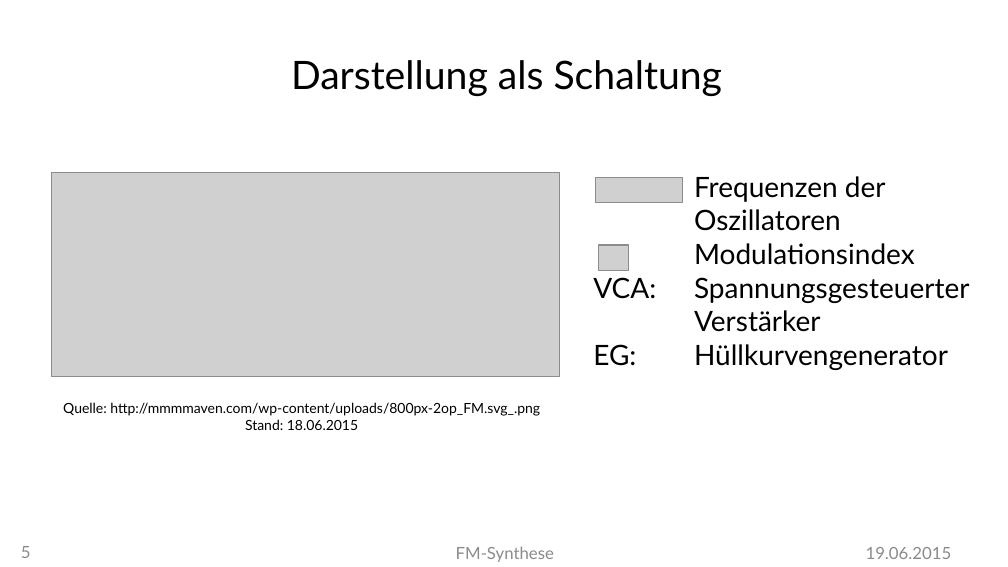
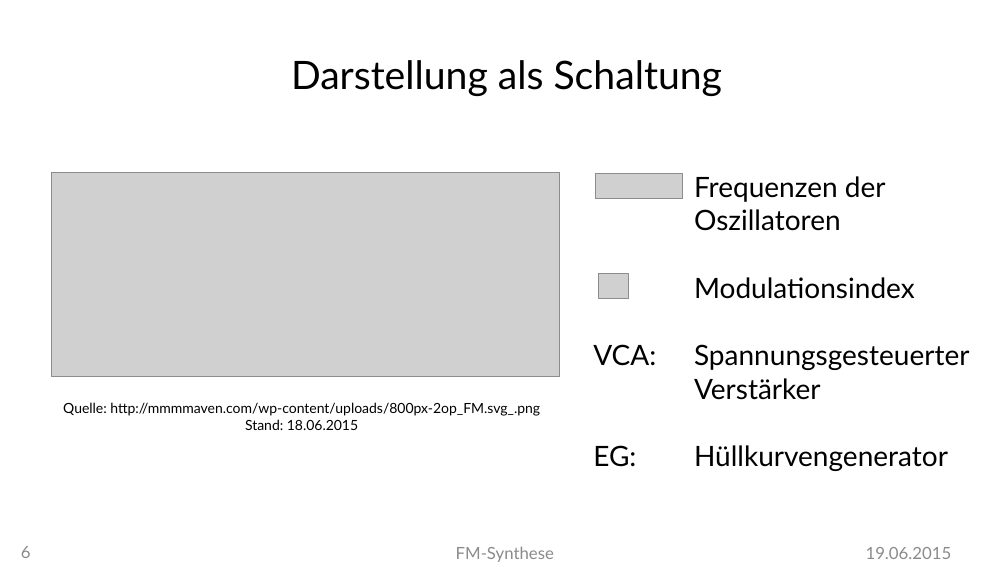
Before and after one commit to MBulli/VSeminar, a slide deck: slide 6 of Praesentation/FMSynthese-Julius.pptx (slide 5 before the commit). Drawn at 1008x567 pixels with LibreOffice and Linux fonts; fonts in the diff are those of the drawing; grey boxes stand for pictures; background and template pictures are left out. Boxes give left, top, right and bottom in pixels: in the first picture for what was removed or moved away, otherwise in the second. Text is boxed around its words. In the diff, an @@ line names an element or a change of style, - is before the commit and + after.

```diff
--- a/Praesentation/FMSynthese-Julius.pptx
+++ b/Praesentation/FMSynthese-Julius.pptx
@@ text "Frequenzen der" rewrapped from box(694, 176, 970, 370) to box(593, 176, 970, 471) @@
@@ picture: place and size @@
-picture at box(596, 177, 683, 203)
+picture at box(596, 173, 683, 199)
@@ picture: place and size @@
-picture at box(599, 245, 629, 270)
+picture at box(599, 273, 629, 298)
@@ page number at box(21, 546, 31, 558): text changed @@
-5
+6
```
Also in this commit, not shown: 6 other slides changed, 1 slide added.
